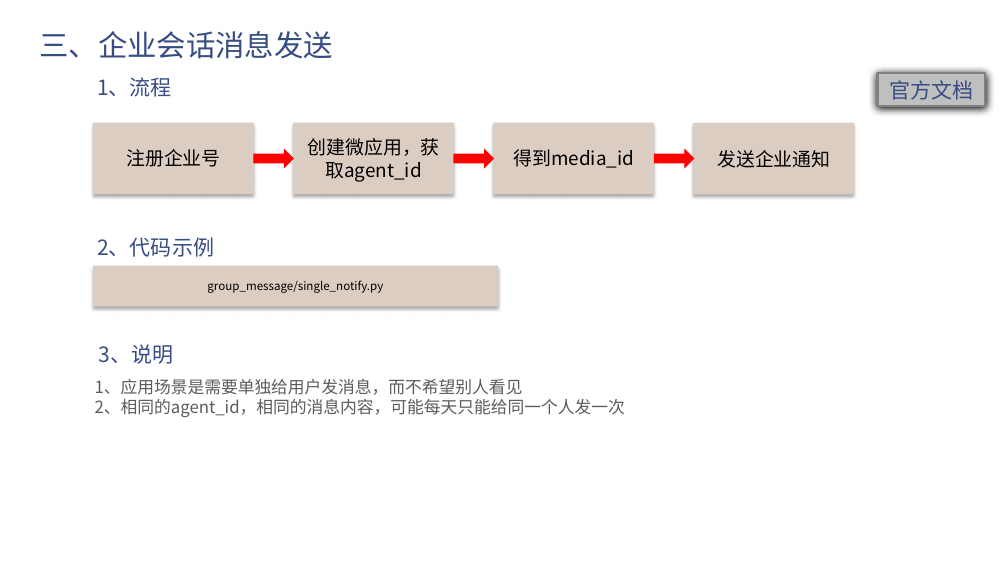
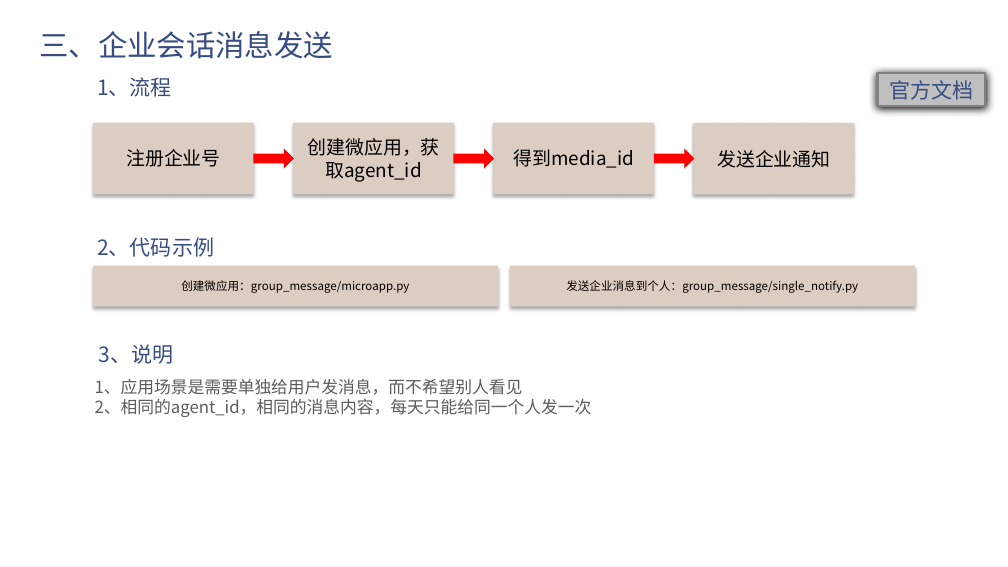
Before and after one commit to e271828182/dd_talk, a slide deck: slide 12 of 钉钉机器人.pptx. Drawn at 1008x567 pixels with LibreOffice and Linux fonts; fonts in the diff are those of the drawing; background and template pictures are left out. Boxes give left, top, right and bottom in pixels: in the first picture for what was removed or moved away, otherwise in the second. Text is boxed around its words. In the diff, an @@ line names an element or a change of style, - is before the commit and + after.

```diff
--- a/钉钉机器人.pptx
+++ b/钉钉机器人.pptx
@@ rectangle added at (510, 265, 914, 306), fill #DCCDC2, 11 pt, text #000000 @@
+发送企业消息到个人：group_message/single_notify.py
@@ text in rectangle at (181, 280, 409, 293): text changed @@
-group_message/single_notify.py
+创建微应用：group_message/microapp.py
@@ text at (95, 399, 592, 417): text changed @@
-2、相同的agent_id，相同的消息内容，可能每天只能给同一个人发一次
+2、相同的agent_id，相同的消息内容，每天只能给同一个人发一次
```
Also in this commit, not shown: 1 other slide changed, 2 slides added.
